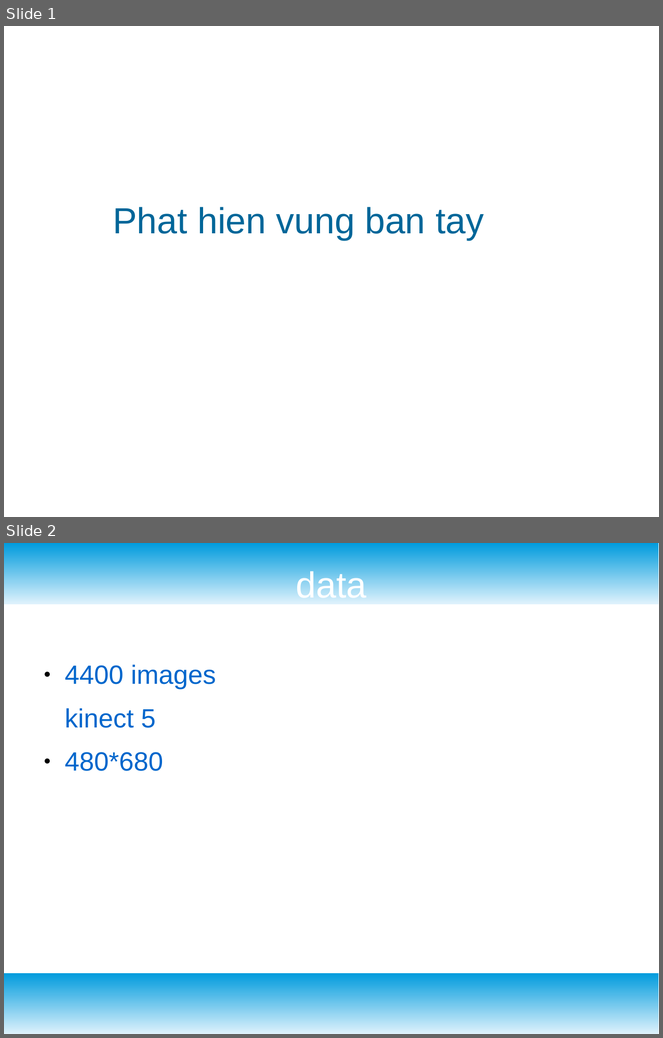
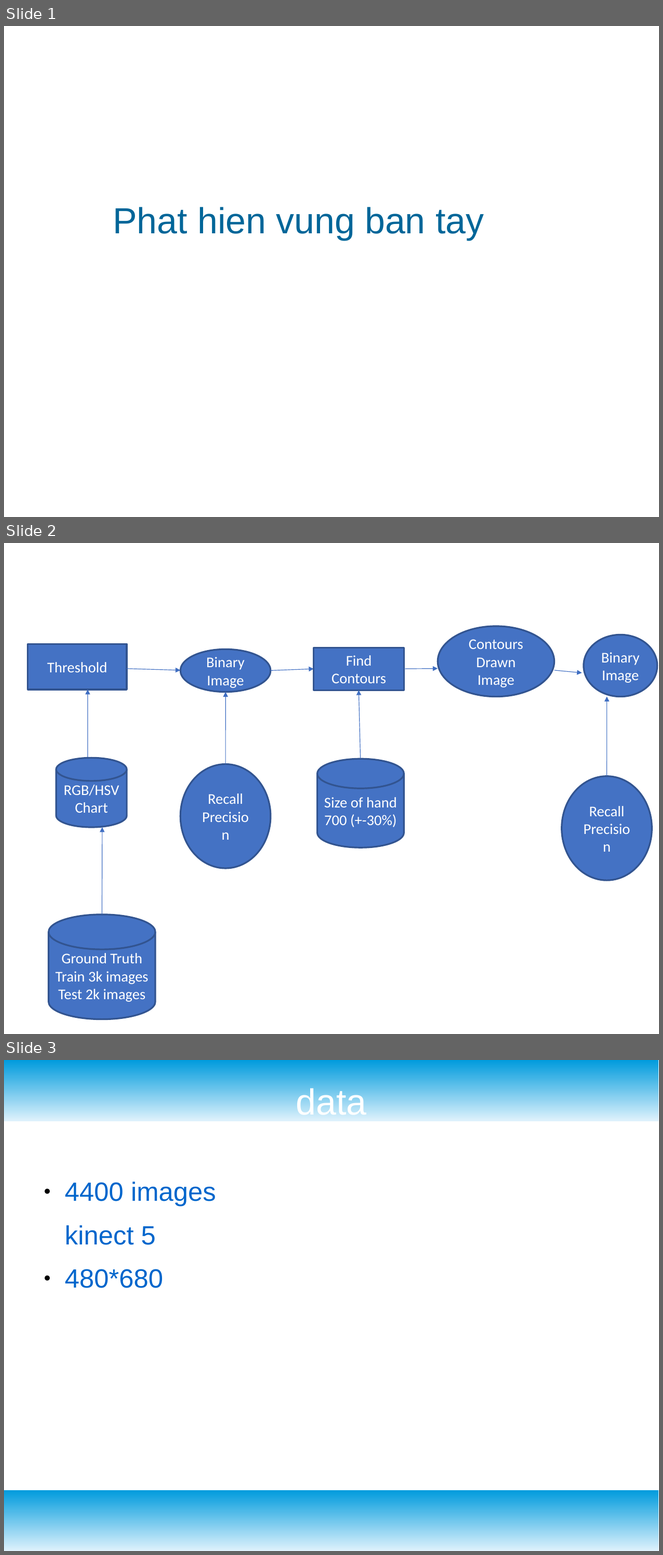
Before and after one commit to pvtien96/OpenCV, a slide deck: handDetectionLogFile.odp. Shown one above the other, each under a label of ours: slides 1 and 2 before the commit, slides 1, 2 and 3 after it. The pictures are 663x1038 and 663x1555 pixels, drawn with LibreOffice and Linux fonts; fonts in the diff are those of the drawing; background and template pictures are left out. Boxes give left, top, right and bottom in pixels: in the first picture for what was removed or moved away, otherwise in the second. Text is boxed around its words. In the diff, an @@ line names an element or a change of style, - is before the commit and + after.

```diff
--- a/handDetectionLogFile.odp
+++ b/handDetectionLogFile.odp
@@ slide 2 added at bbox=[4, 543, 659, 1034], background #FFFFFF @@
@@ ellipse added at bbox=[438, 626, 555, 697], fill #4472C4, outline #325490 2.01 pt, 18 pt, text #FFFFFF @@
+Contours Drawn Image
@@ ellipse added at bbox=[584, 635, 658, 696], fill #4472C4, outline #325490 2.01 pt, 18 pt, text #FFFFFF @@
+Binary Image
@@ rectangle added at bbox=[28, 644, 127, 690], fill #4472C4, outline #325490 2.01 pt, 18 pt, text #FFFFFF @@
+Threshold
@@ ellipse added at bbox=[181, 650, 271, 692], fill #4472C4, outline #325490 2.01 pt, 18 pt, text #FFFFFF @@
+Binary Image
@@ rectangle added at bbox=[314, 648, 404, 691], fill #4472C4, outline #325490 2.01 pt, 18 pt, text #FFFFFF @@
+Find Contours
@@ freeform shape added at bbox=[127, 668, 181, 670], outline #3F6EC2 0.74 pt @@
@@ freeform shape added at bbox=[271, 669, 314, 671], outline #3F6EC2 0.74 pt @@
@@ freeform shape added at bbox=[404, 668, 438, 668], outline #3F6EC2 0.74 pt @@
@@ freeform shape added at bbox=[555, 670, 582, 672], outline #3F6EC2 0.74 pt @@
@@ freeform shape added at bbox=[88, 690, 88, 758], outline #3F6EC2 0.74 pt @@
@@ freeform shape added at bbox=[226, 692, 226, 764], outline #3F6EC2 0.74 pt @@
@@ freeform shape added at bbox=[359, 691, 361, 759], outline #3F6EC2 0.74 pt @@
@@ freeform shape added at bbox=[608, 697, 608, 776], outline #3F6EC2 0.74 pt @@
@@ cylinder added at bbox=[57, 758, 127, 828], fill #4472C4, outline #325490 2.01 pt, 18 pt, text #FFFFFF @@
+RGB/HSV Chart
@@ cylinder added at bbox=[318, 759, 404, 847], fill #4472C4, outline #325490 2.01 pt, 18 pt, text #FFFFFF @@
+Size of hand
+700 (+-30%)
@@ ellipse added at bbox=[181, 764, 271, 868], fill #4472C4, outline #325490 2.01 pt, 18 pt, text #FFFFFF @@
+Recall
+Precision
@@ ellipse added at bbox=[562, 776, 652, 880], fill #4472C4, outline #325490 2.01 pt, 18 pt, text #FFFFFF @@
+Recall
+Precision
@@ freeform shape added at bbox=[102, 828, 102, 915], outline #3F6EC2 0.74 pt @@
@@ cylinder added at bbox=[49, 915, 156, 1019], fill #4472C4, outline #325490 2.01 pt, 18 pt, text #FFFFFF @@
+Ground Truth
+Train 3k images
+Test 2k images
@@ what was slide 2 is now slide 3 @@
```
Also in this commit, not shown: 1 slide changed, 28 other files.
